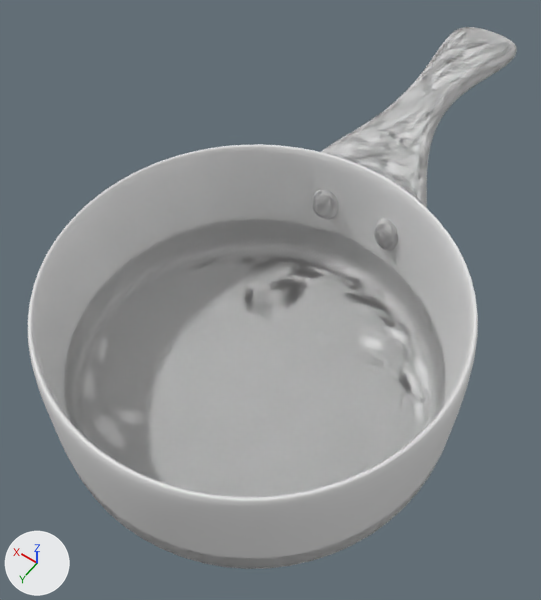
The Blender file shapeshifting_pots/pots.blend, before and after one commit.
One viewpoint serves both versions: a 50 mm lens placed at (-1.15, 1.49, 3.05), pointed at (0.14, -0.31, 0.21). The lights are fixed; the arrows at lower left show +X, +Y and +Z.
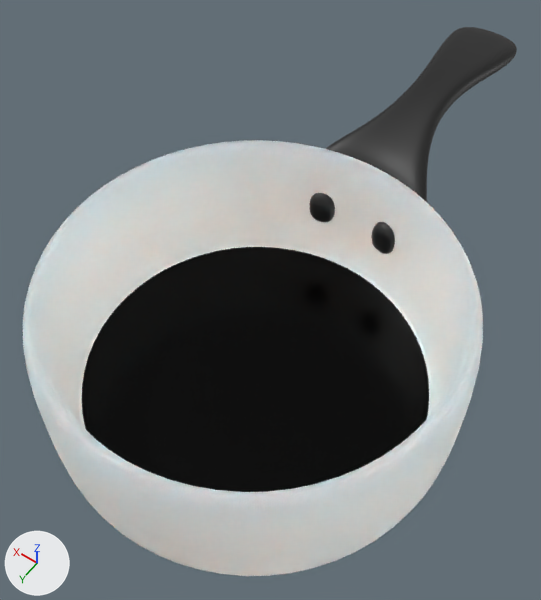
Where the change shows, as pixel boxes (x1, y1, x2, y2) in the pictures (541 x 600 px):
'Circle', recoloured, modifiers changed (white to black)
    before: (28, 27, 517, 569)
    after: (23, 27, 517, 576)
part 1 of me_circle, recoloured (white to black)
    both: (325, 27, 517, 202)
part 2 of me_circle, recoloured
    before: (79, 247, 432, 497)
    after: (81, 247, 429, 492)

Edits to the bpy script that builds the scene:
```text
Add mat_pot:
    mat_pot = principled_material('Pot')
    mat_pot.base_color = (0.8, 0.8, 0.8)  # white #e7e7e7
    mat_pot.subsurface_weight = 1.0
    mat_pot.subsurface_radius = (2.78, 1.3, 1.0)
    mat_pot.subsurface_scale = 1.0
Add mat_handle:
    mat_handle = principled_material('Handle')
    mat_handle.base_color = (0.01, 0.01, 0.01)  # black #191919
Add mat_pot_bottom:
    mat_pot_bottom = principled_material('Pot Bottom')
    mat_pot_bottom.base_color = (0.01, 0.01, 0.01)  # black #191919
    mat_pot_bottom.metallic = 1.0
    mat_pot_bottom.roughness = 0.193
Change me_circle:
    where me_circle.from_pydata(...)  # 58 vertices, 37 faces; spans x -1.0..1.0, y -2.3..1.0, z 0.0..0.78
    used by ob_circle; location = (0.0, 0.0, 0.0)
    me_circle part 1: all 12 faces centred in x -0.18..0.18, y -1.94..-0.84, z 0.41..0.74 switch from no material to mat_handle (black #191919)
    me_circle part 2: all 9 faces centred in x -0.76..0.76, y -0.76..0.76, z 0.01 switch from no material to mat_pot_bottom (black #191919)
    add me_circle.materials.append(mat_pot)  # white #e7e7e7
Change ob_circle:
    where _m = ob_circle.modifiers.new('Pot', 'SOLIDIFY')
    _m.thickness: 0.06 -> 0.08
    _m.offset: 0.0 -> 0.5
    where _m = ob_circle.modifiers.new('Pot', 'SOLIDIFY')
    add _m.use_rim_only = True
```
